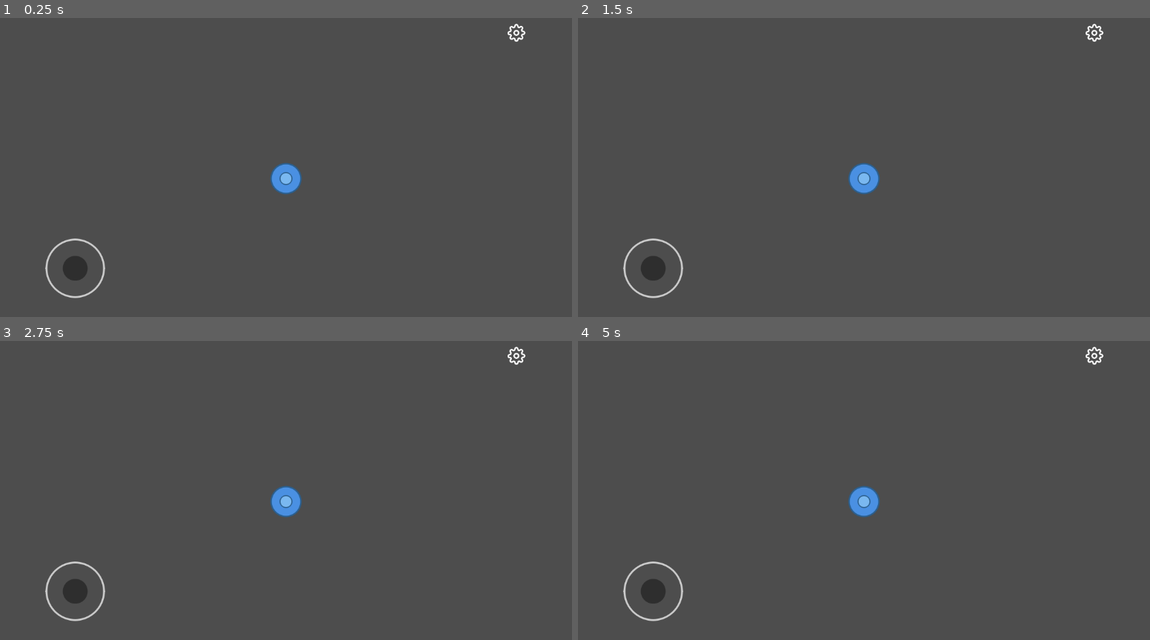
Above: before the commit, frames 1-4 (two rows, left to right).
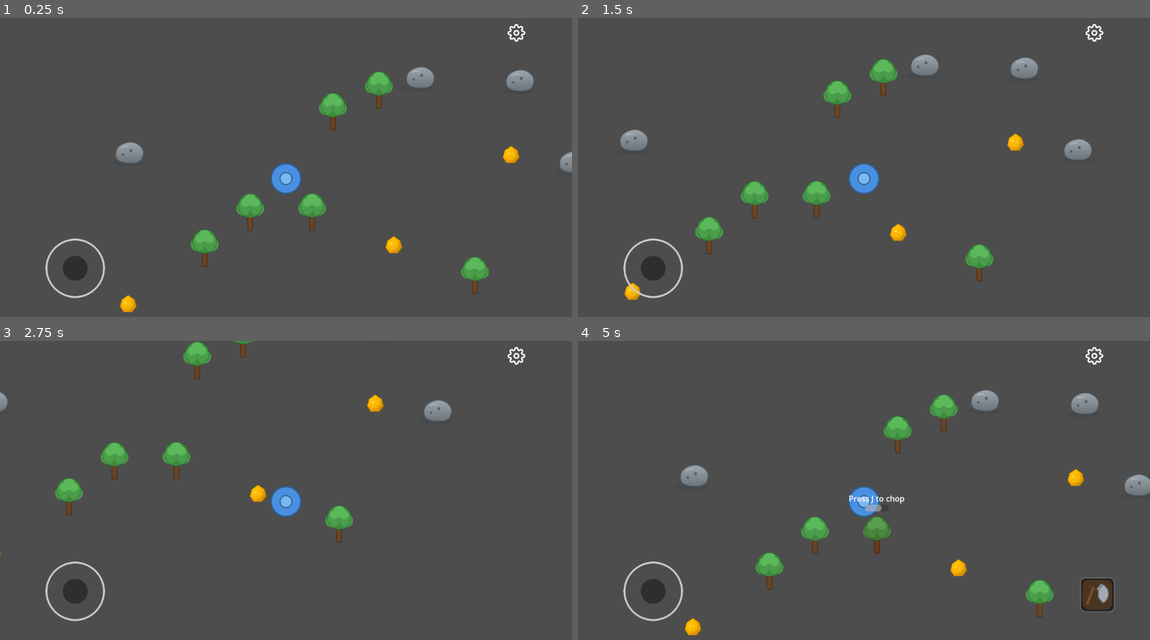
Above: after the commit, the same moments.

Repository: anv99-vn/code-game
Game: Godot game, scene res://scenes/game.tscn
Same seed, same stepped clock (60 frames per second), same inputs: the game is played once before the commit and once after it. This scene is started directly instead of the project's main scene.
Inputs (mouse positions are in pixels of both pictures, inside the frame that each line leads up to):
- Up to frame 1 (0.25 s): no input
- Up to frame 2 (1.5 s): tap Enter at 0.5 s; move the mouse to (989, 161) at 0.52 s; hold D (move_right) 0.53-1.28 s; hold K (mine) 0.53-1.28 s; click (989, 161) at 0.67 s; tap J (chop) at 0.77, 1.07 s; tap L (pan) at 0.8, 1.35 s; move the mouse to (749, 194) at 1.27 s; hold S (move_down) from 1.28 s (still down)
- Up to frame 3 (2.75 s): tap J (chop) at 1.52, 1.55, 1.82 s; move the mouse to (343, 430) at 2.02 s; release S (move_down) at 2.03 s; hold D (move_right) from 2.03 s (still down); hold J (chop) from 2.03 s (still down); tap K (mine) at 2.3 s
- Up to frame 4 (5 s): move the mouse to (835, 565) at 2.77 s; release D (move_right) at 2.78 s; release J (chop) at 2.78 s; hold W (move_up) 2.78-3.53 s; tap K (mine) at 2.85, 4.35 s; click (835, 565) at 2.92 s; tap J (chop) at 3.02, 3.32, 3.77, 3.8, 4.07, 4.52, 4.82 s; tap L (pan) at 3.05 s; move the mouse to (1035, 550) at 3.52 s; hold L (pan) 3.53-4.28 s; hold A (move_left) from 3.53 s (still down); move the mouse to (692, 454) at 4.27 s

The runs differ from the first frame. In frame 1, 3.3% of the frame differs, in the area x 20-100%, y 16-99%; in frame 2, 3.5%; in frame 3, 2.4%; in frame 4, 4.3%, in the area x 17-100%, y 16-99%.

Commit message:
refactor: extract HarvestableResource base and fix world_manager deferred add_child
- Introduce scripts/harvestable_resource.gd as shared base for tree/stone/gold_source
- Move managers from scripts/autoloads/ to scripts/managers/
- Defer generate_objects in world_manager to avoid 'Parent node is busy setting up children' errors
- Update scenes (game, gold_source, stone, tree) to use new script paths

Diff:
--- a/project.godot
+++ b/project.godot
@@ -24,8 +24,6 @@
 MCPRuntime="*res://addons/godot_mcp/runtime/mcp_runtime.gd"
 ResourceManager="*res://scripts/autoloads/resource_manager.gd"
 SessionManager="*res://scripts/autoloads/session_manager.gd"
-WorldManager="*res://scripts/autoloads/world_manager.gd"
-InteractionManager="*res://scripts/autoloads/interaction_manager.gd"
 
 [editor_plugins]
 
--- a/scenes/game.tscn
+++ b/scenes/game.tscn
@@ -7,6 +7,8 @@
 [ext_resource type="PackedScene" uid="uid://cnu3s5uf4pavh" path="res://scenes/settings_button.tscn" id="4_lbhrr"]
 [ext_resource type="Script" uid="uid://060ra6x8scdu" path="res://scripts/camera.gd" id="4_p57ef"]
 [ext_resource type="Texture2D" uid="uid://4fxgtqeaa2ab" path="res://assets/icons/icon_chop.png" id="5_chop"]
+[ext_resource type="Script" uid="uid://bcshh2322jfix" path="res://scripts/managers/interaction_manager.gd" id="8_gee14"]
+[ext_resource type="Script" uid="uid://d2kioocn2tjm2" path="res://scripts/managers/world_manager.gd" id="9_0tnpc"]
 
 [sub_resource type="CircleShape2D" id="CircleShape2D_2yhen"]
 radius = 32.0
@@ -103,3 +105,9 @@
 grow_vertical = 0
 texture_normal = ExtResource("5_chop")
 stretch_mode = 6
+
+[node name="InteractionManager" type="Node" parent="." unique_id=1678856969]
+script = ExtResource("8_gee14")
+
+[node name="WorldManager" type="Node" parent="." unique_id=1426630904]
+script = ExtResource("9_0tnpc")
--- a/scenes/gold_source.tscn
+++ b/scenes/gold_source.tscn
@@ -1,6 +1,6 @@
 [gd_scene format=3 uid="uid://dx0m2sbikh4xj"]
 
-[ext_resource type="Script" uid="uid://cbj8cxym1qc8i" path="res://scripts/gold_source.gd" id="1_gold"]
+[ext_resource type="Script" uid="uid://bvdyibnv2m2wl" path="res://scripts/harvestable_resource.gd" id="1_gold"]
 [ext_resource type="Texture2D" uid="uid://d1vj2x1s6b246" path="res://assets/resources/gold_nugget.png" id="2_gold"]
 [ext_resource type="Texture2D" uid="uid://5bx8bdtjtuws" path="res://assets/resources/gold_depleted.png" id="3_qpeve"]
 
@@ -9,6 +9,14 @@
 
 [node name="GoldSource" type="StaticBody2D" unique_id=434060011 groups=["gold_sources"]]
 script = ExtResource("1_gold")
+main_sprite_path = NodePath("GoldSprite")
+depleted_sprite_path = NodePath("DepletedSprite")
+interaction_area_path = NodePath("PanArea")
+prompt_label_path = NodePath("PromptLabel")
+health_bar_path = NodePath("HealthBar")
+cooldown_label_path = NodePath("CooldownLabel")
+config_key = "gold"
+action = "pan"
 
 [node name="GoldSprite" type="Sprite2D" parent="." unique_id=829691878]
 y_sort_enabled = true
--- a/scenes/stone.tscn
+++ b/scenes/stone.tscn
@@ -1,6 +1,6 @@
 [gd_scene format=3 uid="uid://c3b7tcerscak"]
 
-[ext_resource type="Script" uid="uid://byk8bhmyyurmk" path="res://scripts/stone.gd" id="1_hmdus"]
+[ext_resource type="Script" uid="uid://bvdyibnv2m2wl" path="res://scripts/harvestable_resource.gd" id="1_hmdus"]
 [ext_resource type="Texture2D" uid="uid://c840yj3p8wjyi" path="res://assets/resources/stone.png" id="2_tuldt"]
 [ext_resource type="Texture2D" uid="uid://b7axh7d22xa6j" path="res://assets/resources/stone_depleted.png" id="3_f651v"]
 
@@ -9,6 +9,14 @@
 
 [node name="Stone" type="StaticBody2D" unique_id=1568570212 groups=["stones"]]
 script = ExtResource("1_hmdus")
+main_sprite_path = NodePath("StoneSprite")
+depleted_sprite_path = NodePath("DepletedSprite")
+interaction_area_path = NodePath("MineArea")
+prompt_label_path = NodePath("PromptLabel")
+health_bar_path = NodePath("HealthBar")
+cooldown_label_path = NodePath("CooldownLabel")
+config_key = "stone"
+action = "mine"
 
 [node name="StoneSprite" type="Sprite2D" parent="." unique_id=1272148197]
 y_sort_enabled = true
--- a/scenes/tree.tscn
+++ b/scenes/tree.tscn
@@ -1,6 +1,6 @@
 [gd_scene format=3 uid="uid://cx0ns72lrxcja"]
 
-[ext_resource type="Script" uid="uid://b7tswe0uuawtq" path="res://scripts/tree.gd" id="1_avsvi"]
+[ext_resource type="Script" uid="uid://bvdyibnv2m2wl" path="res://scripts/harvestable_resource.gd" id="1_avsvi"]
 [ext_resource type="Texture2D" uid="uid://crl20af1m7cyv" path="res://assets/trees/tree.png" id="2_vplca"]
 [ext_resource type="Texture2D" uid="uid://o2vhkfu8cbvu" path="res://assets/trees/tree_stump.png" id="3_viusy"]
 
@@ -9,6 +9,15 @@
 
 [node name="Node" type="StaticBody2D" unique_id=664118593 groups=["trees"]]
 script = ExtResource("1_avsvi")
+main_sprite_path = NodePath("TreeSprite")
+depleted_sprite_path = NodePath("StumpSprite")
+interaction_area_path = NodePath("ChopArea")
+prompt_label_path = NodePath("PromptLabel")
+health_bar_path = NodePath("HealthBar")
+cooldown_label_path = NodePath("CooldownLabel")
+config_key = "tree"
+action = "chop"
+shake_amount = 4.0
 
 [node name="TreeSprite" type="Sprite2D" parent="." unique_id=2122303833]
 y_sort_enabled = true
--- a/scripts/gold_source.gd
+++ /dev/null
@@ -1,147 +0,0 @@
-extends StaticBody2D
-
-signal gold_panned
-signal harvested(amount: int)
-signal player_entered(body: Node2D)
-signal player_exited(body: Node2D)
-signal registered(pos: Vector2)
-signal pan_proximity_changed(nearby: bool)
-
-var max_health: int = 3
-var per_hit: int = 1
-var bonus_on_deplete: int = 3
-var respawn_time: float = 12.0
-
-var _health: int = 0
-var _player_nearby: bool = false
-var _depleted: bool = false
-var _respawn_at: float = 0.0
-
-@onready var gold_sprite: Sprite2D = $GoldSprite
-@onready var depleted_sprite: Sprite2D = $DepletedSprite
-@onready var pan_area: Area2D = $PanArea
-@onready var prompt_label: Label = $PromptLabel
-@onready var health_bar: ProgressBar = $HealthBar
-@onready var cooldown_label: Label = $CooldownLabel
-
-
-func _ready() -> void:
-	_load_config()
-	_health = max_health
-	registered.emit(global_position)
-	if not pan_area.body_entered.is_connected(_on_body_entered):
-		pan_area.body_entered.connect(_on_body_entered)
-	if not pan_area.body_exited.is_connected(_on_body_exited):
-		pan_area.body_exited.connect(_on_body_exited)
-
-
-func _load_config() -> void:
-	var config := YAMLParser.load_file("res://data/resources.yml")
-	if config.has("gold"):
-		var gold_data: Dictionary = config["gold"]
-		max_health = gold_data.get("max_health", max_health)
-		per_hit = gold_data.get("per_hit", per_hit)
-		bonus_on_deplete = gold_data.get("bonus_on_deplete", bonus_on_deplete)
-		respawn_time = gold_data.get("respawn_time", respawn_time)
-
-
-func _unhandled_input(event: InputEvent) -> void:
-	if event.is_action_pressed("pan") and _player_nearby and not _depleted:
-		_pan()
-
-
-func _pan() -> void:
-	_health -= 1
-	_add_gold(per_hit)
-	_shake()
-	_hit_flash()
-	health_bar.value = _health
-	health_bar.visible = true
-	if _health <= 0:
-		_deplete()
-
-
-func _hit_flash() -> void:
-	var flash_tween := create_tween()
-	flash_tween.tween_property(gold_sprite, "modulate", Color(1, 0.3, 0.3), 0.05)
-	flash_tween.tween_property(gold_sprite, "modulate", Color.WHITE, 0.15)
-
-
-func _add_gold(amount: int) -> void:
-	harvested.emit(amount)
-	gold_panned.emit()
-
-
-func _shake() -> void:
-	var tween := create_tween()
-	tween.tween_property(gold_sprite, "position:x", 3.0, 0.05).set_trans(Tween.TRANS_SINE)
-	tween.tween_property(gold_sprite, "position:x", -3.0, 0.05)
-	tween.tween_property(gold_sprite, "position:x", 0.0, 0.05)
-
-
-func _deplete() -> void:
-	_depleted = true
-	_add_gold(bonus_on_deplete)
-	gold_sprite.visible = false
-	depleted_sprite.visible = true
-	prompt_label.visible = false
-	health_bar.visible = false
-	_respawn_at = Time.get_ticks_msec() / 1000.0 + respawn_time
-	cooldown_label.visible = _player_nearby
-
-
-func _process(_delta: float) -> void:
-	if not _depleted:
-		return
-	var remaining := _respawn_at - Time.get_ticks_msec() / 1000.0
-	if remaining <= 0.0:
-		cooldown_label.visible = false
-		_respawn()
-		return
-	cooldown_label.text = "%ds" % ceil(remaining)
-	cooldown_label.visible = _player_nearby
-
-
-func _respawn() -> void:
-	_health = max_health
-	_depleted = false
-	gold_sprite.visible = true
-	depleted_sprite.visible = false
-	health_bar.value = max_health
-	cooldown_label.visible = false
-	cooldown_label.text = ""
-	_respawn_glow(gold_sprite)
-
-
-func _respawn_glow(sprite: Sprite2D) -> void:
-	var mat := ShaderMaterial.new()
-	mat.shader = preload("res://shaders/reborn_glow.gdshader")
-	mat.set_shader_parameter("intensity", 1.0)
-	sprite.material = mat
-	var tween := create_tween()
-	tween.tween_property(mat, "shader_parameter/intensity", 0.0, 0.3)
-	tween.finished.connect(func() -> void:
-		sprite.material = null
-	)
-
-
-func set_focused(focused: bool) -> void:
-	if not _depleted and _player_nearby:
-		prompt_label.visible = focused
-		health_bar.visible = focused
-
-
-func _on_body_entered(body: Node2D) -> void:
-	if body.is_in_group("player"):
-		_player_nearby = true
-		player_entered.emit(body)
-		pan_proximity_changed.emit(true)
-
-
-func _on_body_exited(body: Node2D) -> void:
-	if body.is_in_group("player"):
-		_player_nearby = false
-		player_exited.emit(body)
-		prompt_label.visible = false
-		health_bar.visible = false
-		pan_proximity_changed.emit(false)
--- /dev/null
+++ b/scripts/harvestable_resource.gd
@@ -0,0 +1,179 @@
+class_name HarvestableResource
+extends StaticBody2D
+
+signal harvested(amount: int)
+signal player_entered(body: Node2D)
+signal player_exited(body: Node2D)
+signal registered(pos: Vector2)
+signal proximity_changed(nearby: bool)
+
+@export var main_sprite_path: NodePath
+@export var depleted_sprite_path: NodePath
+@export var interaction_area_path: NodePath
+@export var prompt_label_path: NodePath
+@export var health_bar_path: NodePath
+@export var cooldown_label_path: NodePath
+@export var config_key: String = ""
+@export var action: String = ""
+@export var max_health: int = 3
+@export var per_hit: int = 1
+@export var bonus_on_deplete: int = 3
+@export var respawn_time: float = 10.0
+@export var shake_amount: float = 3.0
+@export var flash_color: Color = Color(1, 0.3, 0.3)
+
+var _health: int = 0
+var _player_nearby: bool = false
+var _depleted: bool = false
+var _respawn_at: float = 0.0
+
+var _main_sprite: Sprite2D
+var _depleted_sprite: Sprite2D
+var _area: Area2D
+var _prompt_label: Label
+var _health_bar: ProgressBar
+var _cooldown_label: Label
+
+const GLOW_SHADER := preload("res://shaders/reborn_glow.gdshader")
+
+
+func _ready() -> void:
+	_main_sprite = get_node_or_null(main_sprite_path) as Sprite2D
+	_depleted_sprite = get_node_or_null(depleted_sprite_path) as Sprite2D
+	_area = get_node_or_null(interaction_area_path) as Area2D
+	_prompt_label = get_node_or_null(prompt_label_path) as Label
+	_health_bar = get_node_or_null(health_bar_path) as ProgressBar
+	_cooldown_label = get_node_or_null(cooldown_label_path) as Label
+	assert(_main_sprite != null, "HarvestableResource: main_sprite_path not set or not a Sprite2D on %s" % name)
+	assert(_depleted_sprite != null, "HarvestableResource: depleted_sprite_path not set or not a Sprite2D on %s" % name)
+	assert(_area != null, "HarvestableResource: interaction_area_path not set or not an Area2D on %s" % name)
+	assert(_prompt_label != null, "HarvestableResource: prompt_label_path not set or not a Label on %s" % name)
+	assert(_health_bar != null, "HarvestableResource: health_bar_path not set or not a ProgressBar on %s" % name)
+	assert(_cooldown_label != null, "HarvestableResource: cooldown_label_path not set or not a Label on %s" % name)
+	_load_config()
+	_health = max_health
+	_health_bar.max_value = max_health
+	_health_bar.value = max_health
+	_depleted_sprite.visible = false
+	registered.emit(global_position)
+	if not _area.body_entered.is_connected(_on_body_entered):
+		_area.body_entered.connect(_on_body_entered)
+	if not _area.body_exited.is_connected(_on_body_exited):
+		_area.body_exited.connect(_on_body_exited)
+
+
+func _load_config() -> void:
+	if config_key.is_empty():
+		return
+	var config := YAMLParser.load_file("res://data/resources.yml")
+	if not config.has(config_key):
+		return
+	var data: Dictionary = config[config_key]
+	max_health = int(data.get("max_health", max_health))
+	per_hit = int(data.get("per_hit", per_hit))
+	bonus_on_deplete = int(data.get("bonus_on_deplete", bonus_on_deplete))
+	respawn_time = float(data.get("respawn_time", respawn_time))
+
+
+func _unhandled_input(event: InputEvent) -> void:
+	if action.is_empty():
+		return
+	if event.is_action_pressed(action) and _player_nearby and not _depleted:
+		_interact()
+
+
+func _interact() -> void:
+	_health -= 1
+	harvested.emit(per_hit)
+	_shake()
+	_hit_flash()
+	_health_bar.value = _health
+	_health_bar.visible = true
+	if _health <= 0:
+		_deplete()
+
+
+func _hit_flash() -> void:
+	var flash_tween := create_tween()
+	flash_tween.tween_property(_main_sprite, "modulate", flash_color, 0.05)
+	flash_tween.tween_property(_main_sprite, "modulate", Color.WHITE, 0.15)
+
+
+func _shake() -> void:
+	var tween := create_tween()
+	tween.tween_property(_main_sprite, "position:x", shake_amount, 0.05).set_trans(Tween.TRANS_SINE)
+	tween.tween_property(_main_sprite, "position:x", -shake_amount, 0.05)
+	tween.tween_property(_main_sprite, "position:x", 0.0, 0.05)
+
+
+func _deplete() -> void:
+	_depleted = true
+	harvested.emit(bonus_on_deplete)
+	_main_sprite.visible = false
+	_depleted_sprite.visible = true
+	_prompt_label.visible = false
+	_health_bar.visible = false
+	_respawn_at = Time.get_ticks_msec() / 1000.0 + respawn_time
+	_cooldown_label.visible = _player_nearby
+
+
+func _process(_delta: float) -> void:
+	if not _depleted:
+		return
+	var remaining := _respawn_at - Time.get_ticks_msec() / 1000.0
+	if remaining <= 0.0:
+		_cooldown_label.visible = false
+		_respawn()
+		return
+	_cooldown_label.text = "%ds" % ceil(remaining)
+	_cooldown_label.visible = _player_nearby
+
+
+func _respawn() -> void:
+	_health = max_health
+	_depleted = false
+	_main_sprite.visible = true
+	_depleted_sprite.visible = false
+	_health_bar.value = max_health
+	_cooldown_label.visible = false
+	_cooldown_label.text = ""
+	_respawn_glow(_main_sprite)
+
+
+func _respawn_glow(sprite: Sprite2D) -> void:
+	var mat := ShaderMaterial.new()
+	mat.shader = GLOW_SHADER
+	mat.set_shader_parameter("intensity", 1.0)
+	sprite.material = mat
+	var tween := create_tween()
+	tween.bind_node(sprite)
+	tween.tween_property(mat, "shader_parameter/intensity", 0.0, 0.3)
+	tween.finished.connect(func() -> void:
+		if is_instance_valid(sprite):
+			sprite.material = null
+	)
+
+
+func set_focused(focused: bool) -> void:
+	if _depleted or not _player_nearby:
+		_prompt_label.visible = false
+		_health_bar.visible = false
+		return
+	_prompt_label.visible = focused
+	_health_bar.visible = focused
+
+
+func _on_body_entered(body: Node2D) -> void:
+	if body.is_in_group("player"):
+		_player_nearby = true
+		player_entered.emit(body)
+		proximity_changed.emit(true)
+
+
+func _on_body_exited(body: Node2D) -> void:
+	if body.is_in_group("player"):
+		_player_nearby = false
+		player_exited.emit(body)
+		_prompt_label.visible = false
+		_health_bar.visible = false
+		proximity_changed.emit(false)
--- a/scripts/autoloads/interaction_manager.gd
+++ b/scripts/managers/interaction_manager.gd
@@ -15,6 +15,11 @@
 
 func _ready() -> void:
 	get_tree().node_added.connect(_on_node_added)
+	for group in INTERACTABLE_GROUPS:
+		for node in get_tree().get_nodes_in_group(group):
+			_on_node_added(node)
+	for node in get_tree().get_nodes_in_group("game_ui"):
+		_on_node_added(node)
 
 
 func _on_node_added(node: Node) -> void:
--- a/scripts/autoloads/world_manager.gd
+++ b/scripts/managers/world_manager.gd
@@ -91,8 +91,10 @@
 	if node.is_in_group("game_scene") and node is Node2D:
 		var player := node.get_node_or_null("Player")
 		if player and player is CharacterBody2D:
-			generate_objects(node, player.global_position)
+			generate_objects.call_deferred(node, player.global_position)
 
 
 func _ready() -> void:
 	get_tree().node_added.connect(_on_node_added)
+	for node in get_tree().get_nodes_in_group("game_scene"):
+		_on_node_added(node)
--- a/scripts/stone.gd
+++ /dev/null
@@ -1,147 +0,0 @@
-extends StaticBody2D
-
-signal stone_mined
-signal harvested(amount: int)
-signal player_entered(body: Node2D)
-signal player_exited(body: Node2D)
-signal registered(pos: Vector2)
-signal mine_proximity_changed(nearby: bool)
-
-var max_health: int = 4
-var per_hit: int = 2
-var bonus_on_deplete: int = 5
-var respawn_time: float = 10.0
-
-var _health: int = 0
-var _player_nearby: bool = false
-var _depleted: bool = false
-var _respawn_at: float = 0.0
-
-@onready var stone_sprite: Sprite2D = $StoneSprite
-@onready var depleted_sprite: Sprite2D = $DepletedSprite
-@onready var mine_area: Area2D = $MineArea
-@onready var prompt_label: Label = $PromptLabel
-@onready var health_bar: ProgressBar = $HealthBar
-@onready var cooldown_label: Label = $CooldownLabel
-
-
-func _ready() -> void:
-	_load_config()
-	_health = max_health
-	registered.emit(global_position)
-	if not mine_area.body_entered.is_connected(_on_body_entered):
-		mine_area.body_entered.connect(_on_body_entered)
-	if not mine_area.body_exited.is_connected(_on_body_exited):
-		mine_area.body_exited.connect(_on_body_exited)
-
-
-func _load_config() -> void:
-	var config := YAMLParser.load_file("res://data/resources.yml")
-	if config.has("stone"):
-		var stone_data: Dictionary = config["stone"]
-		max_health = stone_data.get("max_health", max_health)
-		per_hit = stone_data.get("per_hit", per_hit)
-		bonus_on_deplete = stone_data.get("bonus_on_deplete", bonus_on_deplete)
-		respawn_time = stone_data.get("respawn_time", respawn_time)
-
-
-func _unhandled_input(event: InputEvent) -> void:
-	if event.is_action_pressed("mine") and _player_nearby and not _depleted:
-		_mine()
-
-
-func _mine() -> void:
-	_health -= 1
-	_add_stone(per_hit)
-	_shake()
-	_hit_flash()
-	health_bar.value = _health
-	health_bar.visible = true
-	if _health <= 0:
-		_deplete()
-
-
-func _hit_flash() -> void:
-	var flash_tween := create_tween()
-	flash_tween.tween_property(stone_sprite, "modulate", Color(1, 0.3, 0.3), 0.05)
-	flash_tween.tween_property(stone_sprite, "modulate", Color.WHITE, 0.15)
-
-
-func _add_stone(amount: int) -> void:
-	harvested.emit(amount)
-	stone_mined.emit()
-
-
-func _shake() -> void:
-	var tween := create_tween()
-	tween.tween_property(stone_sprite, "position:x", 3.0, 0.05).set_trans(Tween.TRANS_SINE)
-	tween.tween_property(stone_sprite, "position:x", -3.0, 0.05)
-	tween.tween_property(stone_sprite, "position:x", 0.0, 0.05)
-
-
-func _deplete() -> void:
-	_depleted = true
-	_add_stone(bonus_on_deplete)
-	stone_sprite.visible = false
-	depleted_sprite.visible = true
-	prompt_label.visible = false
-	health_bar.visible = false
-	_respawn_at = Time.get_ticks_msec() / 1000.0 + respawn_time
-	cooldown_label.visible = _player_nearby
-
-
-func _process(_delta: float) -> void:
-	if not _depleted:
-		return
-	var remaining := _respawn_at - Time.get_ticks_msec() / 1000.0
-	if remaining <= 0.0:
-		cooldown_label.visible = false
-		_respawn()
-		return
-	cooldown_label.text = "%ds" % ceil(remaining)
-	cooldown_label.visible = _player_nearby
-
-
-func _respawn() -> void:
-	_health = max_health
-	_depleted = false
-	stone_sprite.visible = true
-	depleted_sprite.visible = false
-	health_bar.value = max_health
-	cooldown_label.visible = false
-	cooldown_label.text = ""
-	_respawn_glow(stone_sprite)
-
-
-func _respawn_glow(sprite: Sprite2D) -> void:
-	var mat := ShaderMaterial.new()
-	mat.shader = preload("res://shaders/reborn_glow.gdshader")
-	mat.set_shader_parameter("intensity", 1.0)
-	sprite.material = mat
-	var tween := create_tween()
-	tween.tween_property(mat, "shader_parameter/intensity", 0.0, 0.3)
-	tween.finished.connect(func() -> void:
-		sprite.material = null
-	)
-
-
-func set_focused(focused: bool) -> void:
-	if not _depleted and _player_nearby:
-		prompt_label.visible = focused
-		health_bar.visible = focused
-
-
-func _on_body_entered(body: Node2D) -> void:
-	if body.is_in_group("player"):
-		_player_nearby = true
-		player_entered.emit(body)
-		mine_proximity_changed.emit(true)
-
-
-func _on_body_exited(body: Node2D) -> void:
-	if body.is_in_group("player"):
-		_player_nearby = false
-		player_exited.emit(body)
-		prompt_label.visible = false
-		health_bar.visible = false
-		mine_proximity_changed.emit(false)
--- a/scripts/tree.gd
+++ /dev/null
@@ -1,148 +0,0 @@
-extends StaticBody2D
-
-signal tree_chopped
-signal harvested(amount: int)
-signal player_entered(body: Node2D)
-signal player_exited(body: Node2D)
-signal registered(pos: Vector2)
-signal chop_proximity_changed(nearby: bool)
-
-var max_health: int = 3
-var per_hit: int = 2
-var bonus_on_deplete: int = 5
-var respawn_time: float = 8.0
-
-var _health: int = 0
-var _player_nearby: bool = false
-var _felled: bool = false
-var _respawn_at: float = 0.0
-
-@onready var tree_sprite: Sprite2D = $TreeSprite
-@onready var stump_sprite: Sprite2D = $StumpSprite
-@onready var chop_area: Area2D = $ChopArea
-@onready var prompt_label: Label = $PromptLabel
-@onready var health_bar: ProgressBar = $HealthBar
-@onready var cooldown_label: Label = $CooldownLabel
-
-
-func _ready() -> void:
-	_load_config()
-	_health = max_health
-	stump_sprite.visible = false
-	registered.emit(global_position)
-	if not chop_area.body_entered.is_connected(_on_body_entered):
-		chop_area.body_entered.connect(_on_body_entered)
-	if not chop_area.body_exited.is_connected(_on_body_exited):
-		chop_area.body_exited.connect(_on_body_exited)
-
-
-func _load_config() -> void:
-	var config := YAMLParser.load_file("res://data/resources.yml")
-	if config.has("tree"):
-		var tree_data: Dictionary = config["tree"]
-		max_health = tree_data.get("max_health", max_health)
-		per_hit = tree_data.get("per_hit", per_hit)
-		bonus_on_deplete = tree_data.get("bonus_on_deplete", bonus_on_deplete)
-		respawn_time = tree_data.get("respawn_time", respawn_time)
-
-
-func _unhandled_input(event: InputEvent) -> void:
-	if event.is_action_pressed("chop") and _player_nearby and not _felled:
-		_chop()
-
-
-func _chop() -> void:
-	_health -= 1
-	_add_wood(per_hit)
-	_shake()
-	_hit_flash()
-	health_bar.value = _health
-	health_bar.visible = true
-	if _health <= 0:
-		_fell()
-
-
-func _hit_flash() -> void:
-	var flash_tween := create_tween()
-	flash_tween.tween_property(tree_sprite, "modulate", Color(1, 0.3, 0.3), 0.05)
-	flash_tween.tween_property(tree_sprite, "modulate", Color.WHITE, 0.15)
-
-
-func _add_wood(amount: int) -> void:
-	harvested.emit(amount)
-	tree_chopped.emit()
-
-
-func _shake() -> void:
-	var tween := create_tween()
-	tween.tween_property(tree_sprite, "position:x", 4.0, 0.05).set_trans(Tween.TRANS_SINE)
-	tween.tween_property(tree_sprite, "position:x", -4.0, 0.05)
-	tween.tween_property(tree_sprite, "position:x", 0.0, 0.05)
-
-
-func _fell() -> void:
-	_felled = true
-	_add_wood(bonus_on_deplete)
-	tree_sprite.visible = false
-	stump_sprite.visible = true
-	prompt_label.visible = false
-	health_bar.visible = false
-	_respawn_at = Time.get_ticks_msec() / 1000.0 + respawn_time
-	cooldown_label.visible = _player_nearby
-
-
-func _process(_delta: float) -> void:
-	if not _felled:
-		return
-	var remaining := _respawn_at - Time.get_ticks_msec() / 1000.0
-	if remaining <= 0.0:
-		cooldown_label.visible = false
-		_respawn()
-		return
-	cooldown_label.text = "%ds" % ceil(remaining)
-	cooldown_label.visible = _player_nearby
-
-
-func _respawn() -> void:
-	_health = max_health
-	_felled = false
-	tree_sprite.visible = true
-	stump_sprite.visible = false
-	health_bar.value = max_health
-	cooldown_label.visible = false
-	cooldown_label.text = ""
-	_respawn_glow(tree_sprite)
-
-
-func _respawn_glow(sprite: Sprite2D) -> void:
-	var mat := ShaderMaterial.new()
-	mat.shader = preload("res://shaders/reborn_glow.gdshader")
-	mat.set_shader_parameter("intensity", 1.0)
-	sprite.material = mat
-	var tween := create_tween()
-	tween.tween_property(mat, "shader_parameter/intensity", 0.0, 0.3)
-	tween.finished.connect(func() -> void:
-		sprite.material = null
-	)
-
-
-func set_focused(focused: bool) -> void:
-	if not _felled and _player_nearby:
-		prompt_label.visible = focused
-		health_bar.visible = focused
-
-
-func _on_body_entered(body: Node2D) -> void:
-	if body.is_in_group("player"):
-		_player_nearby = true
-		player_entered.emit(body)
-		chop_proximity_changed.emit(true)
-
-
-func _on_body_exited(body: Node2D) -> void:
-	if body.is_in_group("player"):
-		_player_nearby = false
-		player_exited.emit(body)
-		prompt_label.visible = false
-		health_bar.visible = false
-		chop_proximity_changed.emit(false)
Not shown, removed: scripts/autoloads/interaction_manager.gd.uid
Not shown, removed: scripts/autoloads/world_manager.gd.uid
Not shown, removed: scripts/gold_source.gd.uid
Not shown, added: scripts/harvestable_resource.gd.uid
Not shown, added: scripts/managers/interaction_manager.gd.uid
Not shown, added: scripts/managers/world_manager.gd.uid
Not shown, removed: scripts/stone.gd.uid
Not shown, removed: scripts/tree.gd.uid
Not shown, added: CODE_REVIEW.md
